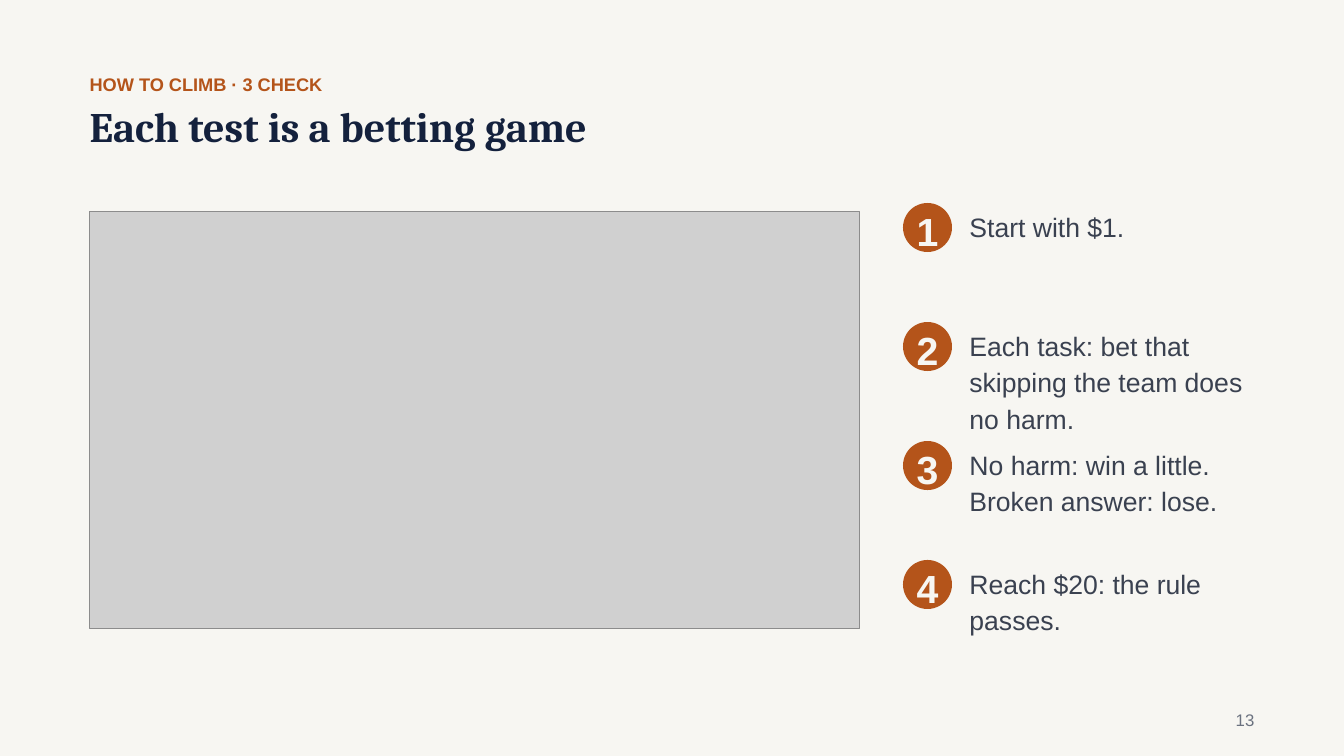
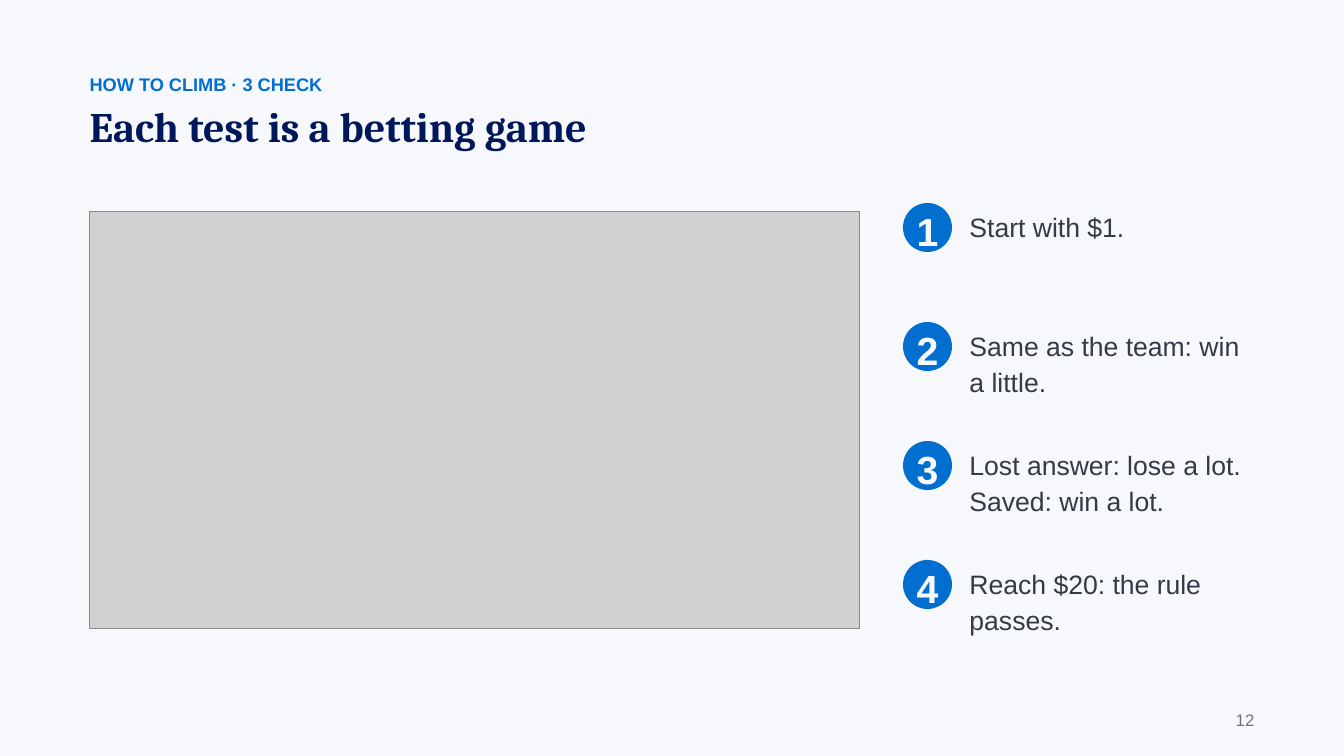
Before and after one commit to gaoj21/tokenbank, a slide deck: slide 12 of slides/CLIMB_talk.pptx (slide 13 before the commit). Drawn at 1344x756 pixels with LibreOffice and Linux fonts; fonts in the diff are those of the drawing; grey boxes stand for pictures. Boxes give left, top, right and bottom in pixels: in the first picture for what was removed or moved away, otherwise in the second. Text is boxed around its words. In the diff, an @@ line names an element or a change of style, - is before the commit and + after.

```diff
--- a/slides/CLIMB_talk.pptx
+++ b/slides/CLIMB_talk.pptx
@@ background #F7F6F2 to #F6F8FB @@
@@ text "HOW TO CLIMB · 3 ..." at box(90, 78, 323, 92): text colour #B4541A to #006FCF @@
@@ text "Each test is a betting ..." at box(90, 112, 587, 152): text colour #14213D to #00175A @@
@@ text at box(969, 336, 1239, 393): text changed; text colour #3A4150 to #333B47 @@
-Each task: bet that skipping the team does no harm.
+Same as the team: win a little.
@@ text at box(969, 455, 1240, 512): text changed; text colour #3A4150 to #333B47 @@
-No harm: win a little. Broken answer: lose.
+Lost answer: lose a lot. Saved: win a lot.
@@ text colour #F7F6F2 to #F6F8FB; fill #B4541A to #006FCF in 4 elements at box(903, 203, 953, 252), box(903, 322, 953, 371), box(903, 442, 953, 491), box(903, 561, 953, 610) @@
@@ text at box(1236, 714, 1255, 726): text changed; text colour #6B7280 to #6B7480 @@
-13
+12
```
Also in this commit, not shown: 19 other slides changed, 2 slides added, 17 other files.
